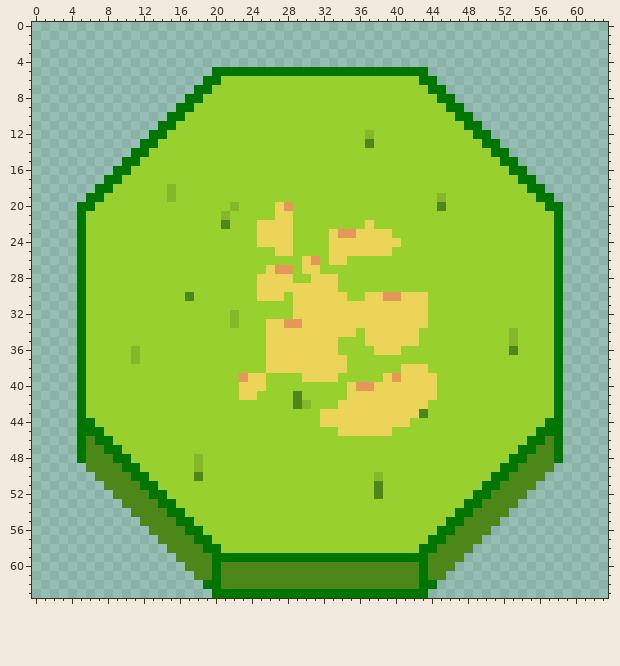
Pixel-art sprite -- public/assets/Tiles/Plains/Platform/sheet2.png. Above is the file before it was changed.
The file is 64x64 pixels.
The same view after the edit:
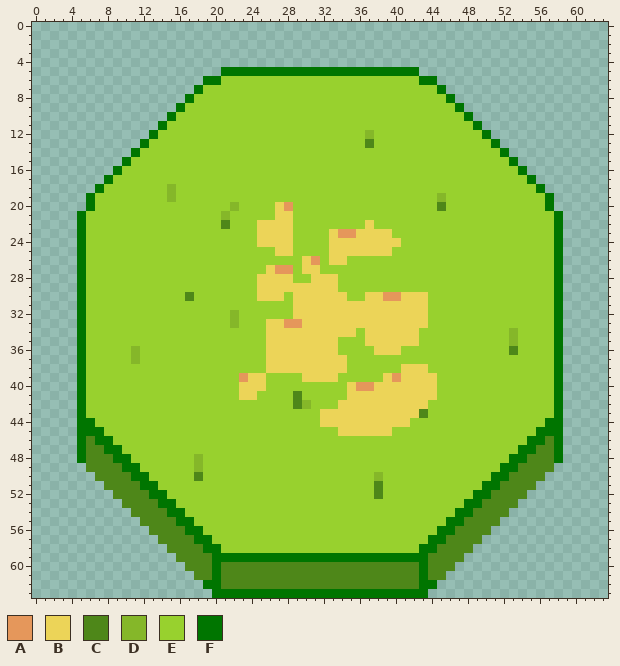
Palette (. is transparent): A #e5975b  B #ecd458  C #4e8719  D #85b729  E #98d12e  F #007500
From old to new:
Colour F becomes colour E in row 7 at x 19 and 44; in row 8 at x 18 and 45; in row 9 at x 17 and 46; in row 10 at x 16 and 47; in row 11 at x 15 and 48; in row 12 at x 14 and 49.
Colour F becomes colour E in row 13 at x 13 and 50; in row 14 at x 12 and 51; in row 15 at x 11 and 52; in row 16 at x 10 and 53; in row 17 at x 9 and 54; in row 18 at x 8 and 55.
Colour F becomes colour E in row 19 at x 7 and 56.
Colour F is removed in row 5 at x 20 and 43; in row 20 at x 5 and 58.
Where, in picture pixels (left, top, right, bottom), the same in both pictures:
changed: (77, 67, 221, 211)
changed: (419, 67, 563, 211)
